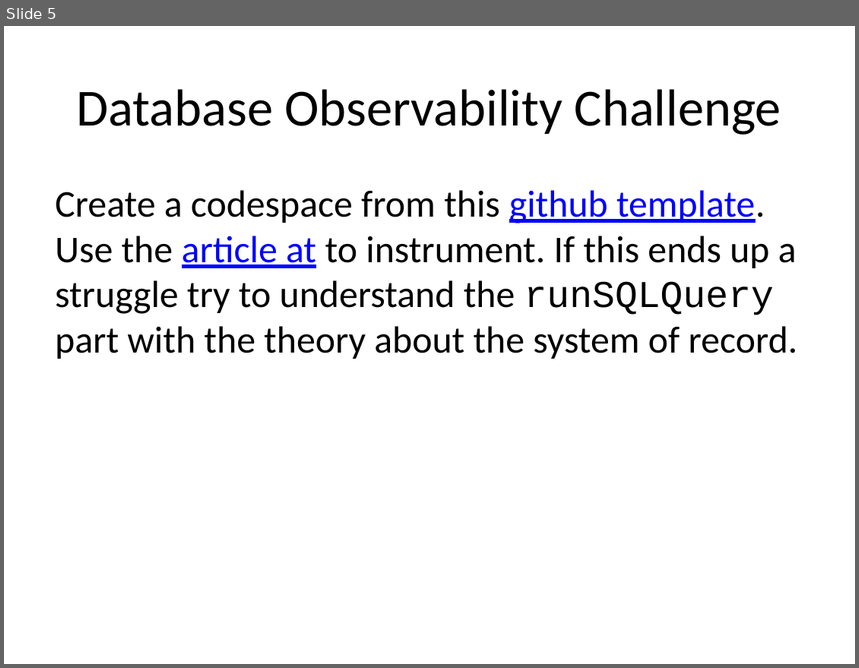
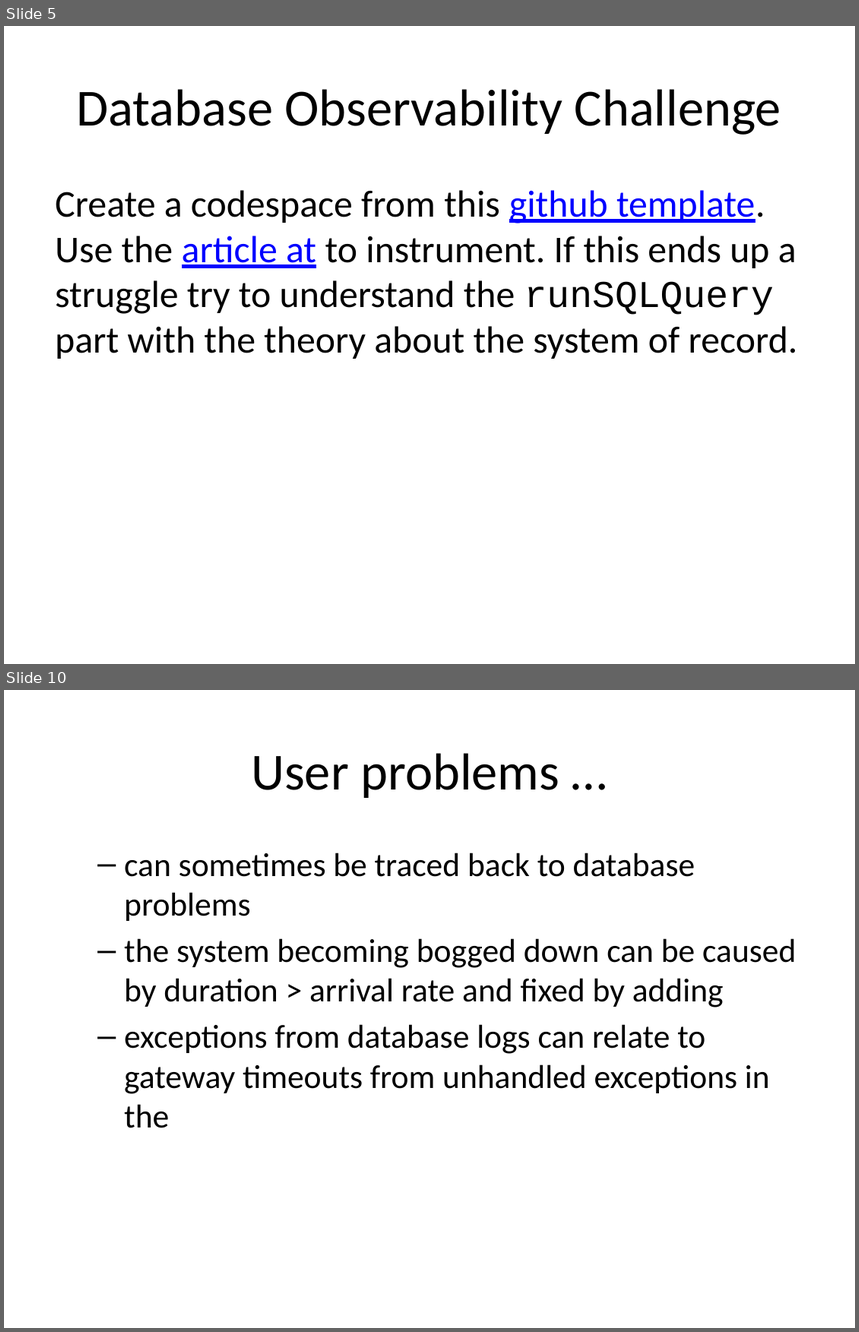
Before and after one commit to rhildred/INFO8985, a slide deck: database_collecting/slides.pptx. Shown one above the other, each under a label of ours: slide 5 before the commit, slides 5 and 10 after it; the slides between them are not shown. The pictures are 859x668 and 859x1332 pixels, drawn with LibreOffice and Linux fonts; fonts in the diff are those of the drawing. Boxes give left, top, right and bottom in pixels: in the first picture for what was removed or moved away, otherwise in the second. Text is boxed around its words. In the diff, an @@ line names an element or a change of style, - is before the commit and + after.

```diff
--- a/database_collecting/slides.pptx
+++ b/database_collecting/slides.pptx
@@ slide 10 added at (4, 690, 855, 1328), background #FFFFFF @@
@@ title added at (251, 753, 560, 798), 44 pt, text #000000 @@
+User problems …
@@ text added at (124, 853, 796, 1129), 28 pt, text #000000 @@
+  – can sometimes be traced back to database problems
+  – the system becoming bogged down can be caused by duration > arrival rate and fixed by adding
+  – exceptions from database logs can relate to gateway timeouts from unhandled exceptions in the
```
Also in this commit, not shown: 8 other slides added, 18 other files.
